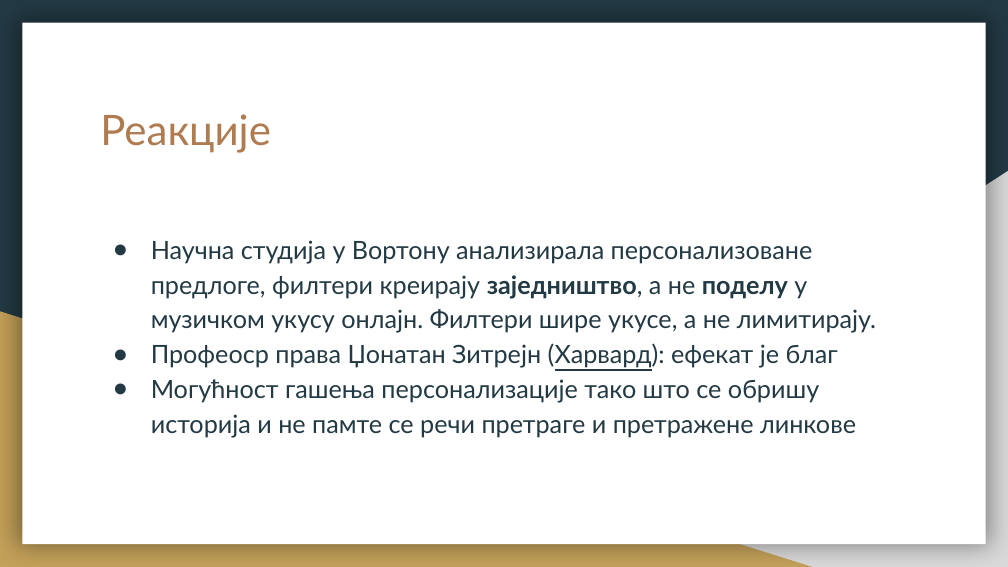
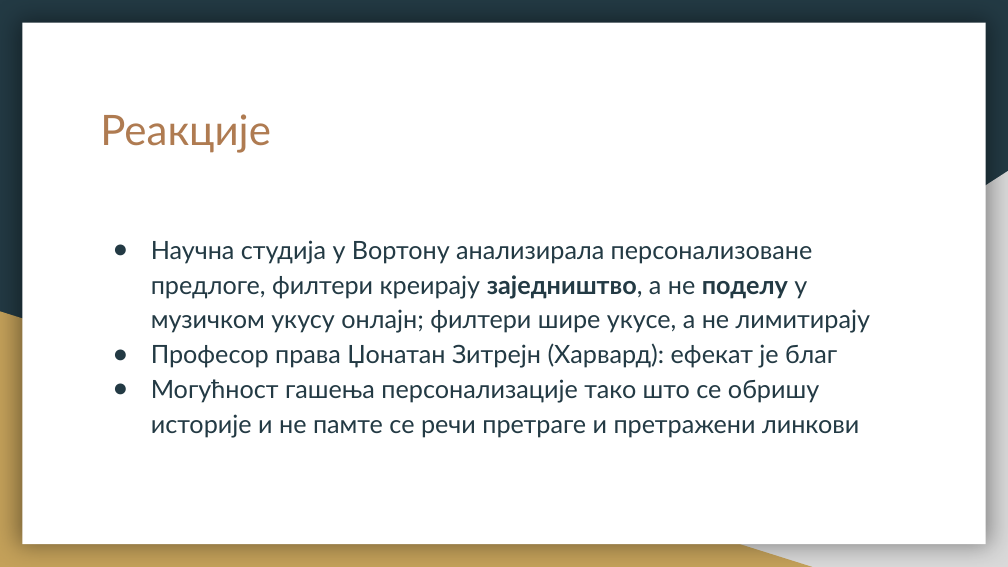
Before and after one commit to vukvuk21/RID, a slide deck: slide 15 of rid_2022_seminarski/mi18130_Bogdan_Markovic/predavanje_2/BogdanMarkovicPrezentacija.pptx. Drawn at 1008x567 pixels with LibreOffice and Linux fonts; fonts in the diff are those of the drawing. Boxes give left, top, right and bottom in pixels: in the first picture for what was removed or moved away, otherwise in the second. Text is boxed around its words. In the diff, an @@ line names an element or a change of style, - is before the commit and + after.

```diff
--- a/rid_2022_seminarski/mi18130_Bogdan_Markovic/predavanje_2/BogdanMarkovicPrezentacija.pptx
+++ b/rid_2022_seminarski/mi18130_Bogdan_Markovic/predavanje_2/BogdanMarkovicPrezentacija.pptx
@@ text at <box>151,240,870,437</box>: text changed @@
-● Научна студија у Вортону анализирала персонализоване предлоге, филтери креирају заједништво, а не поделу у музичком укусу онлајн. Филтери шире укусе, а не лимитирају.
-● Профеоср права Џонатан Зитрејн (Харвард): ефекат је благ
-● Могућност гашења персонализације тако што се обришу историја и не памте се речи претраге и претражене линкове
+● Научна студија у Вортону анализирала персонализоване предлоге, филтери креирају заједништво, а не поделу у музичком укусу онлајн; филтери шире укусе, а не лимитирају
+● Професор права Џонатан Зитрејн (Харвард): ефекат је благ
+● Могућност гашења персонализације тако што се обришу историје и не памте се речи претраге и претражени линкови
```
Also in this commit, not shown: 10 other slides changed, 1 other file.
